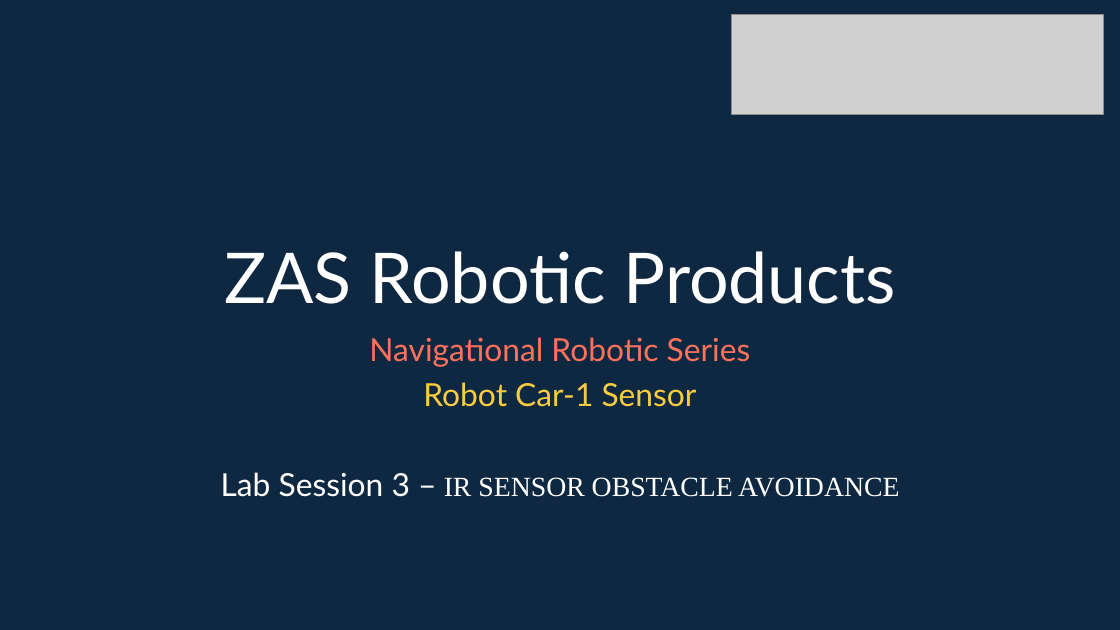
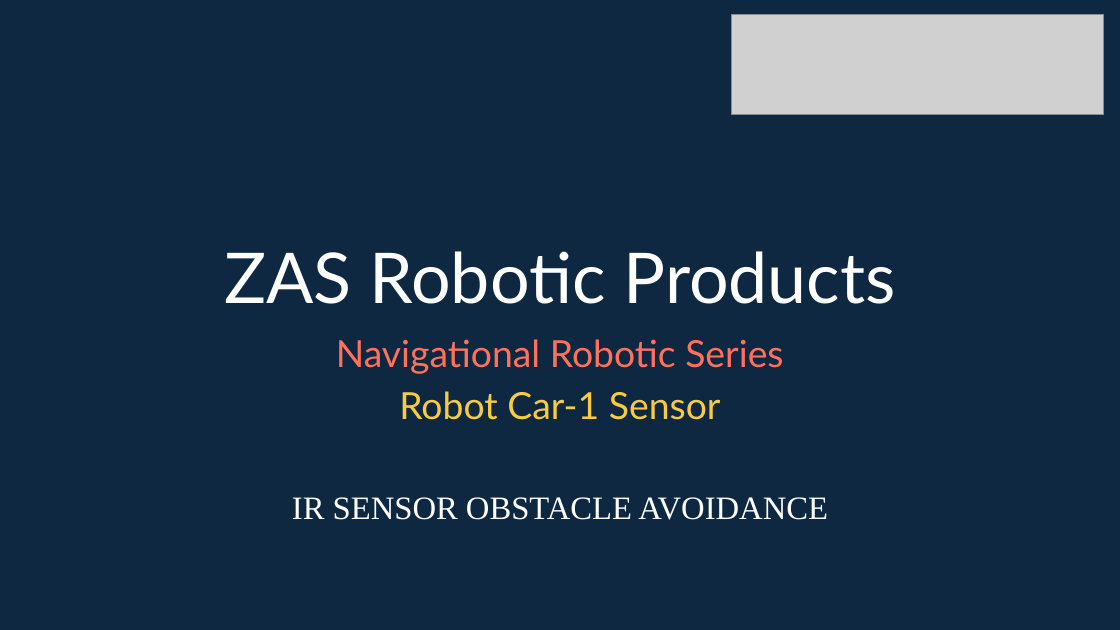
Before and after one commit to info-zas/zas-robotics-car-1-sensors, a slide deck: slide 1 of 01_FoundationProjects/05_Car_1_Infrared_ObstacleAvoidance/05_Car_1_Infrared_ObstacleAvoidance.pptx. Drawn at 1120x630 pixels with LibreOffice and Linux fonts; fonts in the diff are those of the drawing; grey boxes stand for pictures. Boxes give left, top, right and bottom in pixels: in the first picture for what was removed or moved away, otherwise in the second. Text is boxed around its words. In the diff, an @@ line names an element or a change of style, - is before the commit and + after.

```diff
--- a/01_FoundationProjects/05_Car_1_Infrared_ObstacleAvoidance/05_Car_1_Infrared_ObstacleAvoidance.pptx
+++ b/01_FoundationProjects/05_Car_1_Infrared_ObstacleAvoidance/05_Car_1_Infrared_ObstacleAvoidance.pptx
@@ subtitle at box(336, 339, 783, 420): size 27.2 to 32 pt in "Navigational Robotic Series", "Robot Car-1 Sensor"; line spacing 0.87 to 0.9 @@
@@ subtitle at box(292, 497, 828, 520): text changed; size 23.8 to 28 pt @@
-Lab Session 3 – IR SENSOR OBSTACLE AVOIDANCE
+IR SENSOR OBSTACLE AVOIDANCE
```
Also in this commit, not shown: 16 other slides changed.
